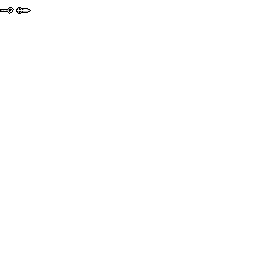
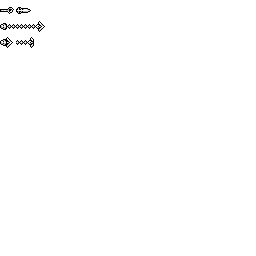
Comparing the layer stacks of the two 256x256 images. Changes:
painted on "Spritesheet" over 0, 21, 45, 48
